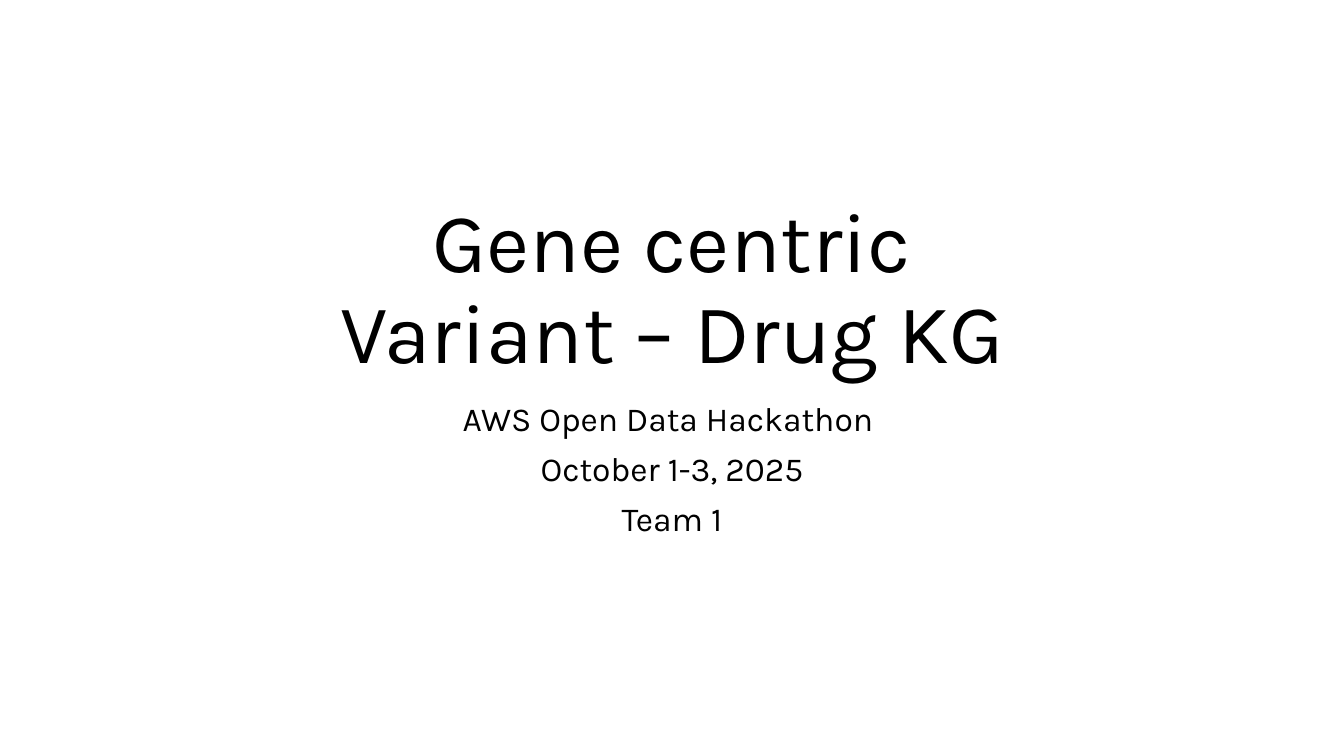
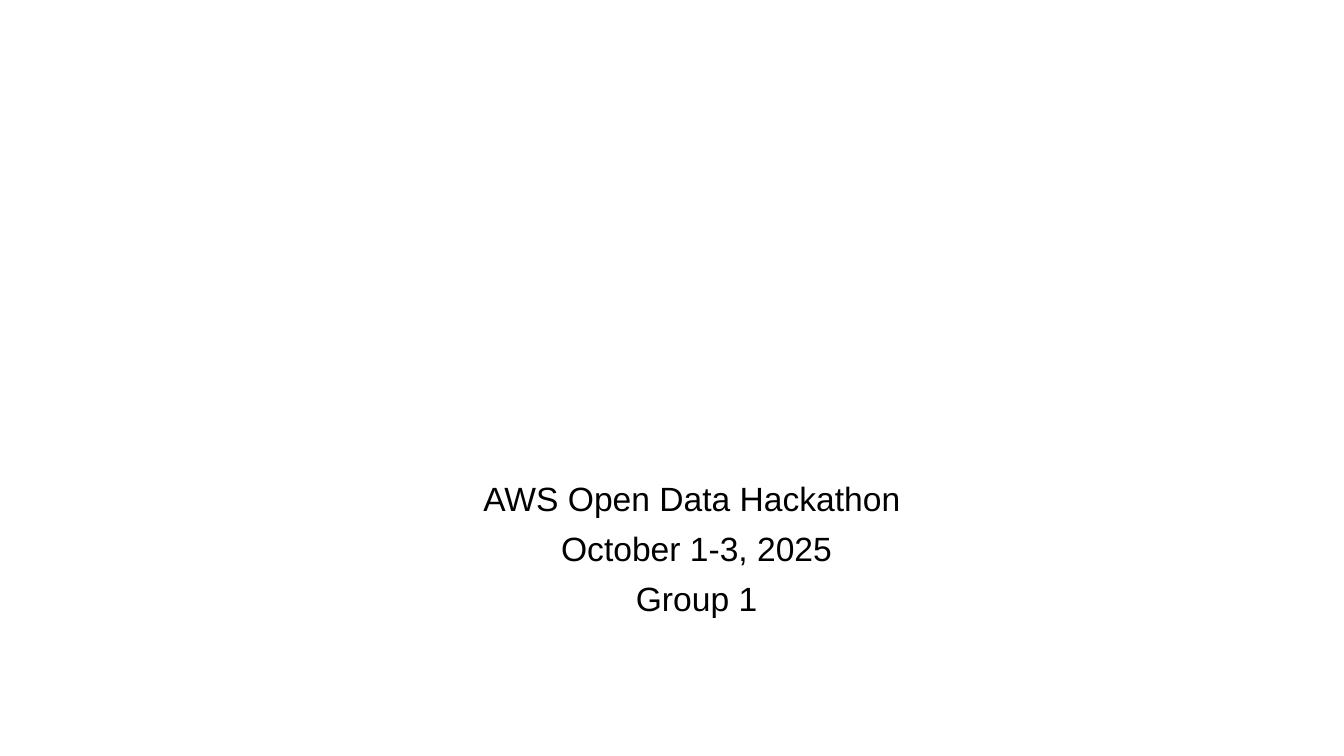
Before and after one commit to collaborativebioinformatics/GeNETwork, a slide deck: slide 1 of Presentation/FinalPresentation_Template.pptx. Drawn at 1344x756 pixels with LibreOffice and Linux fonts; fonts in the diff are those of the drawing; background and template pictures are left out. Boxes give left, top, right and bottom in pixels: in the first picture for what was removed or moved away, otherwise in the second. Text is boxed around its words. In the diff, an @@ line names an element or a change of style, - is before the commit and + after.

```diff
--- a/Presentation/FinalPresentation_Template.pptx
+++ b/Presentation/FinalPresentation_Template.pptx
@@ title removed at [340,214,1003,383] @@
-Gene centric
-Variant – Drug KG
@@ subtitle "AWS Open Data Hackathon": place and size @@
-subtitle "AWS Open Data Hackathon" at [463,408,873,532]
+subtitle "AWS Open Data Hackathon" at [483,486,901,618]
@@ subtitle at [483,486,901,566]: font Karla to Arial in "AWS Open Data Hackathon", "October 1-3, 2025"; less space between paragraphs @@
@@ subtitle at [636,587,758,618]: text changed; font Karla to Arial @@
-Team 1
+Group 1
```
Also in this commit, not shown: 5 other slides changed, 4 slides added, 2 slides removed.
